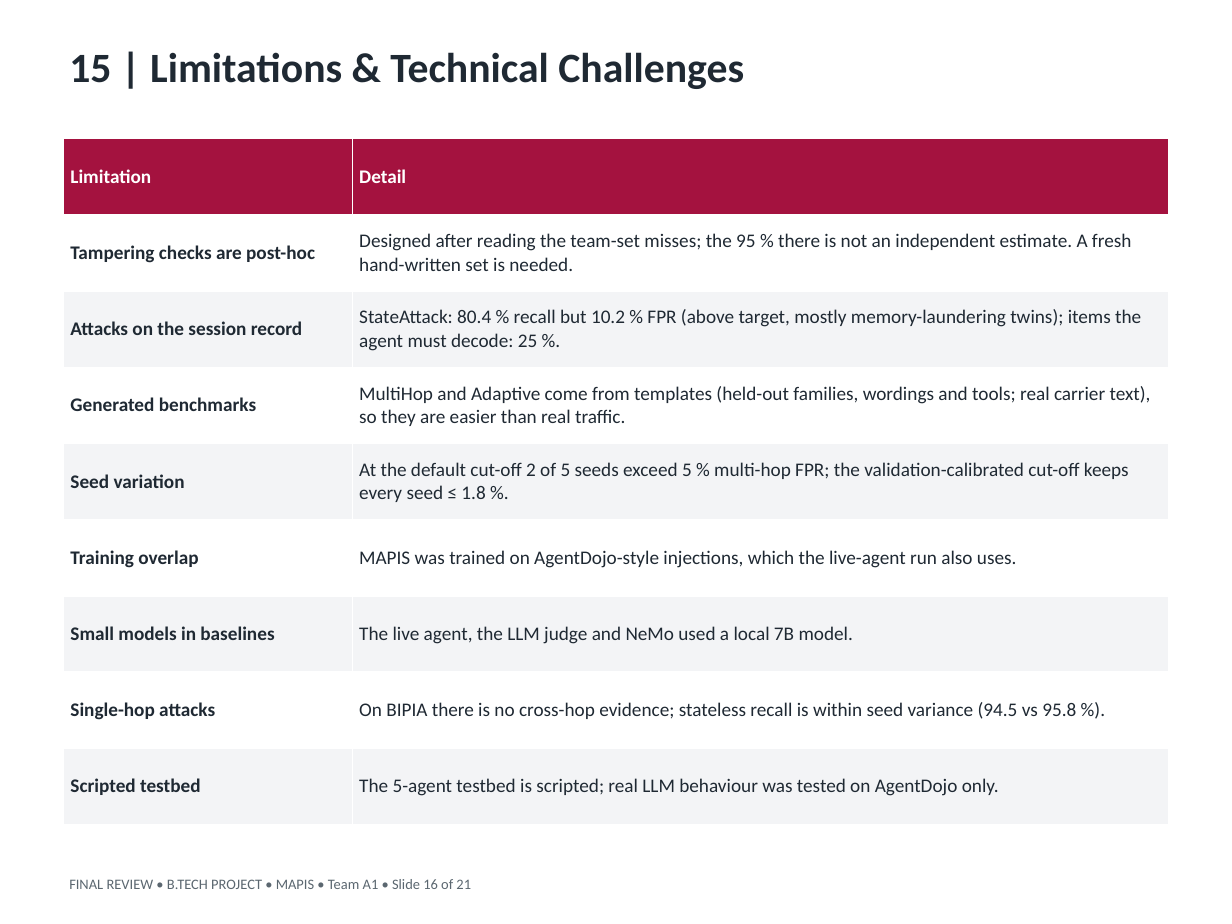
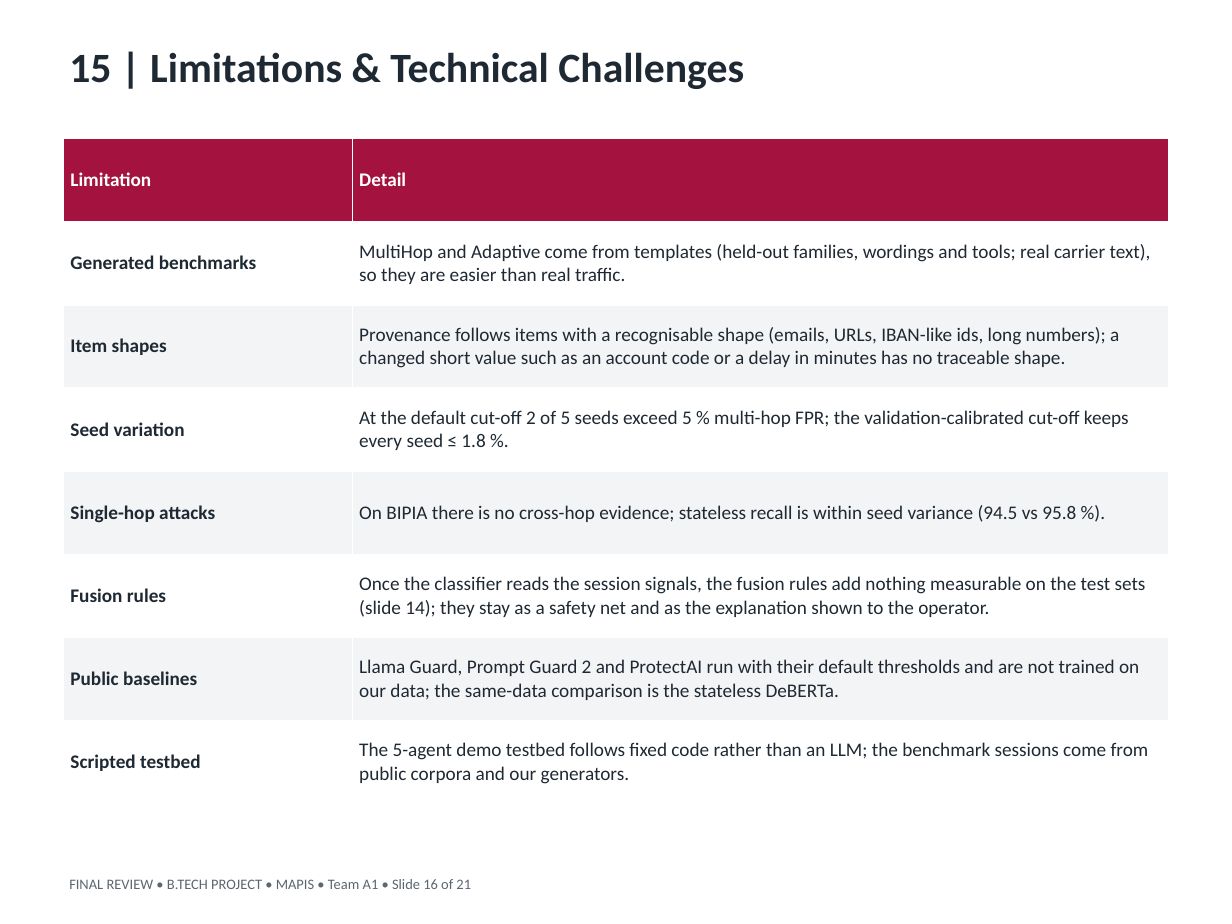
Before and after one commit to Vishnu868/Mapis, a slide deck: slide 16 of docs/final/MAPIS_Final_Review.pptx. Drawn at 1232x924 pixels with LibreOffice and Linux fonts; fonts in the diff are those of the drawing. Boxes give left, top, right and bottom in pixels: in the first picture for what was removed or moved away, otherwise in the second. Text is boxed around its words. In the diff, an @@ line names an element or a change of style, - is before the commit and + after.

```diff
--- a/docs/final/MAPIS_Final_Review.pptx
+++ b/docs/final/MAPIS_Final_Review.pptx
@@ table at bbox=[64, 139, 1168, 804] @@
-row 2: Tampering checks are post-hoc | Designed after reading the team-set misses; the 95 % there is not an independent estimate. A fresh hand-written set is needed.
-row 3: Attacks on the session record | StateAttack: 80.4 % recall but 10.2 % FPR (above target, mostly memory-laundering twins); items the agent must decode: 25 %.
+row 3: Item shapes | Provenance follows items with a recognisable shape (emails, URLs, IBAN-like ids, long numbers); a changed short value such as an account code or a delay in minutes has no traceable shape.
-row 6: Training overlap | MAPIS was trained on AgentDojo-style injections, which the live-agent run also uses.
-row 7: Small models in baselines | The live agent, the LLM judge and NeMo used a local 7B model.
-row 9: Scripted testbed | The 5-agent testbed is scripted; real LLM behaviour was tested on AgentDojo only.
+row 6: Fusion rules | Once the classifier reads the session signals, the fusion rules add nothing measurable on the test sets (slide 14); they stay as a safety net and as the explanation shown to the operator.
+row 7: Public baselines | Llama Guard, Prompt Guard 2 and ProtectAI run with their default thresholds and are not trained on our data; the same-data comparison is the stateless DeBERTa.
+row 8: Scripted testbed | The 5-agent demo testbed follows fixed code rather than an LLM; the benchmark sessions come from public corpora and our generators.
```
Also in this commit, not shown: 12 other slides changed, 34 other files.
